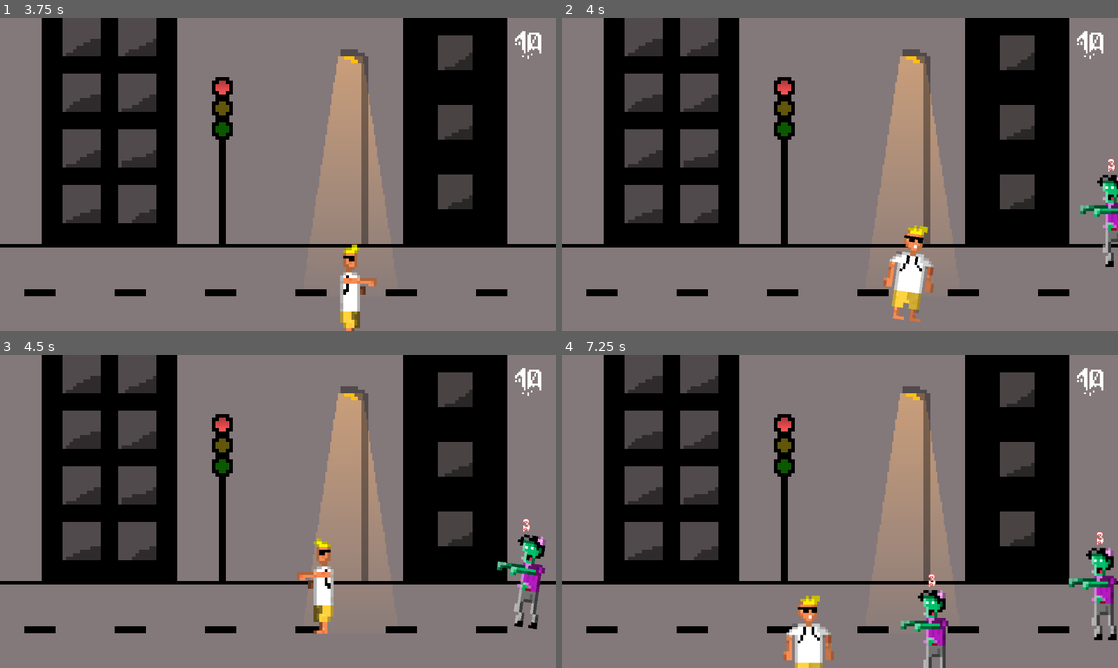
Above: before the commit, frames 1-4 (two rows, left to right).
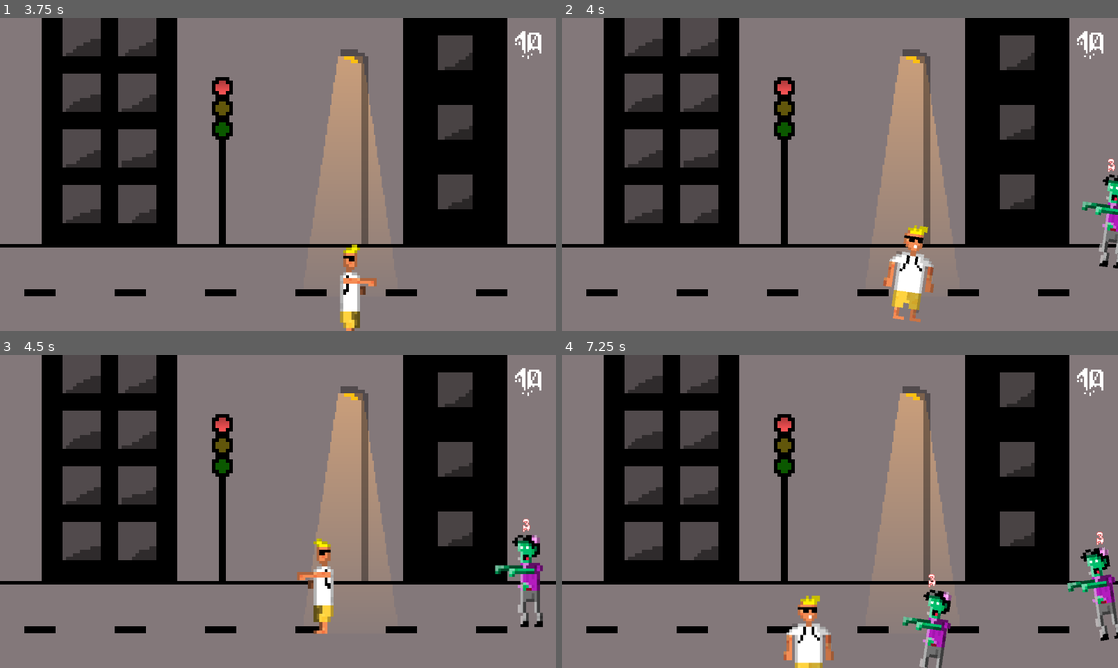
Above: after the commit, the same moments.

Repository: bartlomiejmont/McFunnyStuff
Game: Godot game, scene res://Scenes/Start.tscn
The game is run twice, just before and just after one commit, with the same random seed, the same clock (stepped at 60 frames per second) and the same inputs.
Inputs (mouse positions are in pixels of both pictures, inside the frame that each line leads up to):
- Up to frame 1 (3.75 s): click (278, 212) at 0.5 s; tap Enter at 1.25 s; hold Right (ui_right) 1.28-2.03 s; tap Space (punch) every 0.75 s from 1.35 to 3.6 s; hold Down (ui_down) 2.03-2.78 s; hold Right (ui_right) 2.78-3.53 s; hold Up (ui_up) from 3.53 s (still down)
- Up to frame 2 (4 s): keep holding Up (ui_up)
- Up to frame 3 (4.5 s): release Up (ui_up) at 4.28 s; hold Left (ui_left) from 4.28 s (still down); tap Space (punch) at 4.35 s
- Up to frame 4 (7.25 s): tap Space (punch) at 5.1, 5.85, 6.6 s; release Left (ui_left) at 5.78 s; hold Down (ui_down) 5.78-6.53 s; hold Right (ui_right) from 6.53 s (still down)

Frame 1 is identical in both runs. In frame 2, 0.6% of the frame differs, in the area x 93-100%, y 50-80%; in frame 3, 1.0%; in frame 4, 1.8%, in the area x 60-100%, y 61-100%.

Commit message:
Player taking damage anim

Diff:
--- a/Player.gd
+++ b/Player.gd
@@ -59,5 +59,5 @@
 
 
 func _on_PlayerInside_area_entered(area):
-	print(area)
+	$AnimationPlayer.play("Hit")
 	emit_signal("hitPlayer")
--- a/Scenes/AnimatedSprite.gd
+++ b/Scenes/AnimatedSprite.gd
@@ -4,9 +4,10 @@
 signal runR
 signal runL
 var punching = false
+var hiting = false
 
 func _on_Player_animate(motion):
-	if not punching:
+	if not punching and not hiting:
 		if  Input.is_action_just_pressed("punch"):
 			emit_signal("punch")
 			punching = true
@@ -24,4 +25,11 @@
 			self.play("idle")
 
 func _on_AnimationPlayer_animation_finished(anim_name):
-	punching = false
+	if anim_name == "Punching":
+		punching = false
+	elif anim_name == "Hit":
+		hiting = false
+
+
+func _on_Player_hitPlayer():
+	hiting = true
--- a/Scenes/Player.tscn
+++ b/Scenes/Player.tscn
@@ -35,6 +35,35 @@
 radius = 51.1577
 height = 116.702
 
+[sub_resource type="Animation" id=7]
+resource_name = "Hit"
+length = 0.25
+step = 0.05
+tracks/0/type = "value"
+tracks/0/path = NodePath("AnimatedSprite:animation")
+tracks/0/interp = 1
+tracks/0/loop_wrap = true
+tracks/0/imported = false
+tracks/0/enabled = true
+tracks/0/keys = {
+"times": PoolRealArray( 0, 0.25 ),
+"transitions": PoolRealArray( 1, 1 ),
+"update": 1,
+"values": [ "idle", "idle" ]
+}
+tracks/1/type = "value"
+tracks/1/path = NodePath("AnimatedSprite:modulate")
+tracks/1/interp = 1
+tracks/1/loop_wrap = true
+tracks/1/imported = false
+tracks/1/enabled = true
+tracks/1/keys = {
+"times": PoolRealArray( 0, 0.1, 0.25 ),
+"transitions": PoolRealArray( 1, 1, 1 ),
+"update": 0,
+"values": [ Color( 1, 1, 1, 1 ), Color( 1, 0.509804, 0.509804, 1 ), Color( 1, 1, 1, 1 ) ]
+}
+
 [sub_resource type="Animation" id=3]
 resource_name = "Punching"
 length = 0.2
@@ -154,7 +183,7 @@
 
 [node name="AnimatedSprite" type="AnimatedSprite" parent="."]
 frames = SubResource( 1 )
-animation = "punch"
+animation = "idle"
 script = ExtResource( 7 )
 
 [node name="CollisionShape2D" type="CollisionShape2D" parent="."]
@@ -175,6 +204,7 @@
 script = ExtResource( 10 )
 
 [node name="AnimationPlayer" type="AnimationPlayer" parent="."]
+anims/Hit = SubResource( 7 )
 anims/Punching = SubResource( 3 )
 anims/WalkingL = SubResource( 4 )
 anims/WalkingR = SubResource( 5 )
@@ -198,6 +228,7 @@
 
 [connection signal="animate" from="." to="AudioStreamPlayer" method="_on_Player_animate"]
 [connection signal="animate" from="." to="AnimatedSprite" method="_on_Player_animate"]
+[connection signal="hitPlayer" from="." to="AnimatedSprite" method="_on_Player_hitPlayer"]
 [connection signal="punch" from="AnimatedSprite" to="RayCast2D" method="_on_AnimatedSprite_punch"]
 [connection signal="punch" from="AnimatedSprite" to="AnimationPlayer" method="_on_AnimatedSprite_punch"]
 [connection signal="runL" from="AnimatedSprite" to="AnimationPlayer" method="_on_AnimatedSprite_runL"]
--- a/Scenes/zombie.tscn
+++ b/Scenes/zombie.tscn
@@ -158,6 +158,7 @@
 
 [node name="ZombieAnimation" type="AnimatedSprite" parent="Area2D"]
 frames = SubResource( 5 )
+frame = 3
 playing = true
 script = ExtResource( 6 )
 
Not shown: 1 places in Scenes/Player.tscn that only renumber resources
